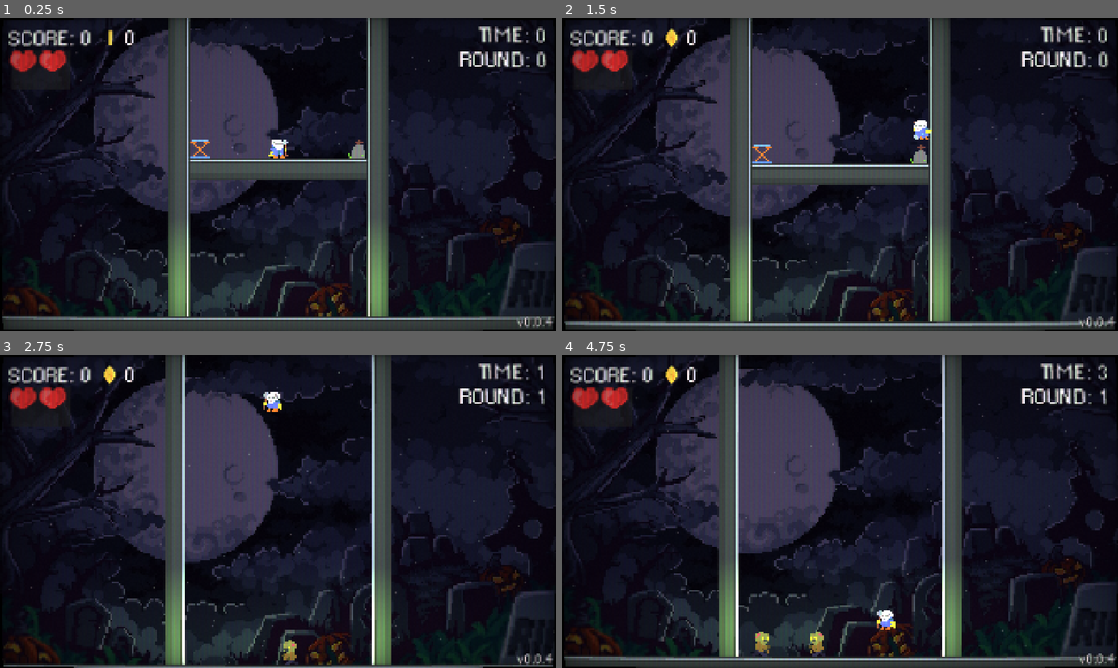
Above: before the commit, frames 1-4 (two rows, left to right).
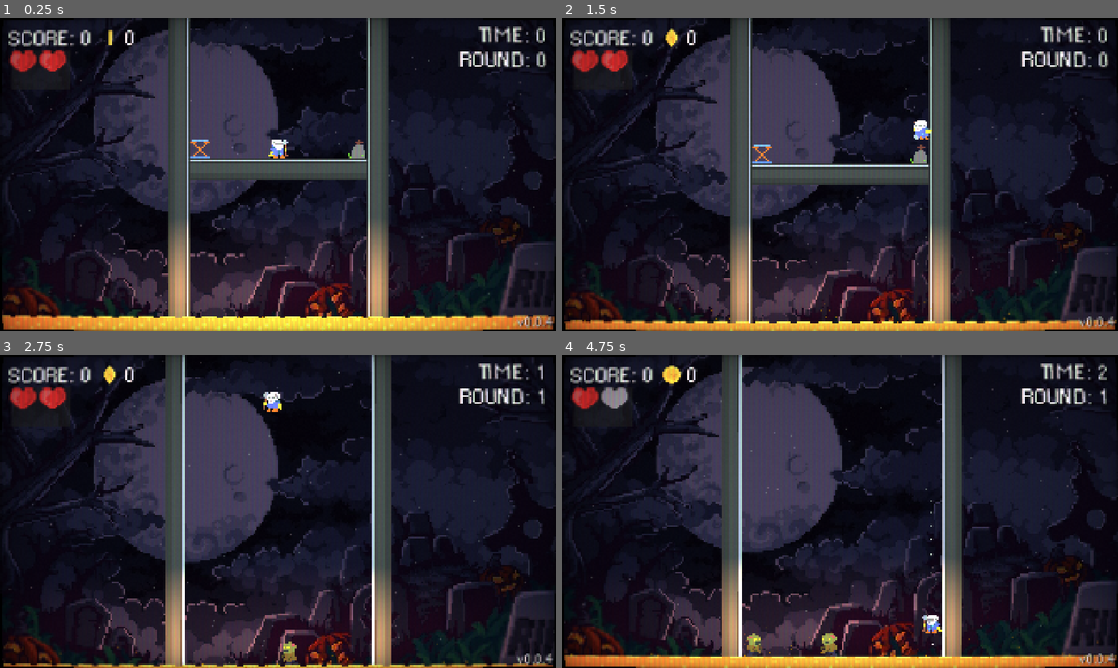
Above: after the commit, the same moments.

Repository: Giantswing/graveyard-bouncers
Game: Godot game, scene res://scenes/main-level.tscn
The game is run twice, just before and just after one commit, with the same random seed, the same clock (stepped at 60 frames per second) and the same inputs.
Inputs:
- Up to frame 1 (0.25 s): no input
- Up to frame 2 (1.5 s): hold D (Right) from 0.53 s (still down); tap Space (Jump) at 0.77 s
- Up to frame 3 (2.75 s): tap Space (Jump) at 1.52 s; release D (Right) at 2.03 s; hold A (Left) from 2.03 s (still down)
- Up to frame 4 (4.75 s): release A (Left) at 2.78 s; hold D (Right) 2.78-4.28 s; tap Space (Jump) at 3.02, 3.77, 4.52 s; hold A (Left) from 4.28 s (still down)

The runs differ from the first frame. In frame 1, 9.5% of the frame differs, in the area x 0-100%, y 65-100%; in frame 2, 7.7%; in frame 3, 5.4%; in frame 4, 14%, in the area x 0-100%, y 0-100%.

Commit message:
Added one new floor type for lava

Diff:
--- a/scenes/game_manager.tscn
+++ b/scenes/game_manager.tscn
@@ -8,6 +8,7 @@
 
 [sub_resource type="Resource" id="Resource_0rse5"]
 script = ExtResource("7_frtjd")
+difficulty = 1.0
 time_limit = 5
 gravity_multiplier = 0.5
 game_width_speed_increase = 10.0
@@ -17,11 +18,12 @@
 reward_list = Array[ExtResource("2_udu3i")]([])
 reward_spawn_rate = 4.0
 max_rewards = 5
-has_toxic_floor = false
+ground_type = 2
 metadata/_custom_type_script = ExtResource("7_frtjd")
 
 [sub_resource type="Resource" id="Resource_eaq8r"]
 script = ExtResource("7_frtjd")
+difficulty = 1.0
 time_limit = 15
 gravity_multiplier = 0.5
 game_width_speed_increase = 4.0
@@ -31,11 +33,12 @@
 reward_list = Array[ExtResource("2_udu3i")]([])
 reward_spawn_rate = 4.0
 max_rewards = 5
-has_toxic_floor = true
+ground_type = 1
 metadata/_custom_type_script = ExtResource("7_frtjd")
 
 [sub_resource type="Resource" id="Resource_ternb"]
 script = ExtResource("7_frtjd")
+difficulty = 1.0
 time_limit = 15
 gravity_multiplier = 0.5
 game_width_speed_increase = 4.0
@@ -45,7 +48,7 @@
 reward_list = Array[ExtResource("2_udu3i")]([])
 reward_spawn_rate = 4.0
 max_rewards = 5
-has_toxic_floor = false
+ground_type = 0
 metadata/_custom_type_script = ExtResource("7_frtjd")
 
 [node name="GameManager" type="Node2D"]
--- /dev/null
+++ b/scenes/lava_ground.tscn
@@ -0,0 +1,78 @@
+[gd_scene load_steps=9 format=3 uid="uid://dtyg2va2kyx66"]
+
+[ext_resource type="Script" uid="uid://d4l82wmmlho1n" path="res://scripts/stats.gd" id="1_wayyf"]
+[ext_resource type="Texture2D" uid="uid://cpbiaxl8a5sd1" path="res://sprites/lava-ground.png" id="2_wayyf"]
+
+[sub_resource type="RectangleShape2D" id="RectangleShape2D_bdrgs"]
+size = Vector2(24, 21)
+
+[sub_resource type="AtlasTexture" id="AtlasTexture_i1pbw"]
+atlas = ExtResource("2_wayyf")
+region = Rect2(0, 0, 24, 24)
+
+[sub_resource type="AtlasTexture" id="AtlasTexture_r2wsy"]
+atlas = ExtResource("2_wayyf")
+region = Rect2(24, 0, 24, 24)
+
+[sub_resource type="AtlasTexture" id="AtlasTexture_m2b76"]
+atlas = ExtResource("2_wayyf")
+region = Rect2(0, 24, 24, 24)
+
+[sub_resource type="AtlasTexture" id="AtlasTexture_fkpje"]
+atlas = ExtResource("2_wayyf")
+region = Rect2(24, 24, 24, 24)
+
+[sub_resource type="SpriteFrames" id="SpriteFrames_mj04a"]
+animations = [{
+"frames": [{
+"duration": 1.0,
+"texture": SubResource("AtlasTexture_i1pbw")
+}, {
+"duration": 1.0,
+"texture": SubResource("AtlasTexture_r2wsy")
+}, {
+"duration": 1.0,
+"texture": SubResource("AtlasTexture_m2b76")
+}, {
+"duration": 1.0,
+"texture": SubResource("AtlasTexture_fkpje")
+}],
+"loop": true,
+"name": &"default",
+"speed": 5.0
+}]
+
+[node name="LavaGround" type="StaticBody2D"]
+collision_mask = 0
+
+[node name="Stats" type="Node2D" parent="."]
+script = ExtResource("1_wayyf")
+damage = 1
+can_take_damage = false
+can_be_parried = false
+metadata/_custom_type_script = ExtResource("1_wayyf")
+
+[node name="CollisionShape2D" type="CollisionShape2D" parent="."]
+position = Vector2(0, 1.5)
+shape = SubResource("RectangleShape2D_bdrgs")
+
+[node name="AnimatedSprite2D" type="AnimatedSprite2D" parent="."]
+light_mask = 2
+texture_filter = 1
+sprite_frames = SubResource("SpriteFrames_mj04a")
+autoplay = "default"
+metadata/_aseprite_wizard_interface_config_ = {
+"output_section": true,
+"pending_changes": {}
+}
+metadata/_aseprite_wizard_config_ = {
+"layers": [],
+"o_ex_p": "",
+"o_folder": "res://sprites",
+"o_name": "",
+"only_visible": false,
+"should_round_fps": true,
+"slice": "",
+"source": "/home/alex/Pictures/sprites/lava-ground.aseprite"
+}
+metadata/_aseprite_wizard_source_file_hash_ = "86f1de3fbe54b67a8b113956b13a5b1f"
--- a/scenes/main-level.tscn
+++ b/scenes/main-level.tscn
@@ -1,10 +1,11 @@
-[gd_scene load_steps=31 format=3 uid="uid://btuvbhvc412un"]
+[gd_scene load_steps=33 format=3 uid="uid://btuvbhvc412un"]
 
 [ext_resource type="PackedScene" uid="uid://dsdtpug2sa4g0" path="res://scenes/player.tscn" id="1_djt6b"]
 [ext_resource type="PackedScene" uid="uid://65lfj6gmngyw" path="res://scenes/trampoline.tscn" id="3_6rdlt"]
 [ext_resource type="Texture2D" uid="uid://b8iq2rdtnrvmj" path="res://sprites/wall-basic.png" id="3_bdrgs"]
 [ext_resource type="PackedScene" uid="uid://clbg6qul035bg" path="res://scenes/grave.tscn" id="4_yyih8"]
 [ext_resource type="PackedScene" uid="uid://c2s4o300l8sf4" path="res://scenes/toxic_ground.tscn" id="5_6rdlt"]
+[ext_resource type="PackedScene" uid="uid://dtyg2va2kyx66" path="res://scenes/lava_ground.tscn" id="6_bdk1c"]
 [ext_resource type="Texture2D" uid="uid://glkrutqer0mx" path="res://sprites/bg-temp.jpg" id="7_s2kee"]
 [ext_resource type="Script" uid="uid://bpk64m74d0ygy" path="res://scripts/main_camera.gd" id="7_vrglu"]
 [ext_resource type="PackedScene" uid="uid://50wu1jt67mqg" path="res://scenes/ui.tscn" id="9_6g0xn"]
@@ -61,6 +62,15 @@
 gradient = SubResource("Gradient_6g0xn")
 
 [sub_resource type="ParticleProcessMaterial" id="ParticleProcessMaterial_aqsxy"]
+particle_flag_disable_z = true
+emission_shape_scale = Vector3(450, 1, 1)
+emission_shape = 3
+emission_box_extents = Vector3(1, 1, 1)
+gravity = Vector3(0, -20, 0)
+scale_max = 2.0
+color_ramp = SubResource("GradientTexture1D_s2kee")
+
+[sub_resource type="ParticleProcessMaterial" id="ParticleProcessMaterial_bdk1c"]
 particle_flag_disable_z = true
 emission_shape_scale = Vector3(450, 1, 1)
 emission_shape = 3
@@ -307,6 +317,129 @@
 lifetime = 2.0
 process_material = SubResource("ParticleProcessMaterial_aqsxy")
 
+[node name="ToxicLight" type="PointLight2D" parent="Scenery/ToxicFloor"]
+z_index = -4096
+texture_filter = 1
+position = Vector2(308, -46)
+rotation = -1.57079
+scale = Vector2(0.368413, 1.70722)
+color = Color(0.498039, 0.776471, 0.235294, 1)
+energy = 2.0
+range_item_cull_mask = 2
+shadow_color = Color(0, 0, 0, 1)
+shadow_item_cull_mask = 15
+texture = ExtResource("13_cvmw5")
+texture_scale = 2.0
+
+[node name="LavaFloor" type="Node2D" parent="Scenery"]
+unique_name_in_owner = true
+position = Vector2(-308, 180)
+
+[node name="LavaGround" parent="Scenery/LavaFloor" instance=ExtResource("6_bdk1c")]
+position = Vector2(-10, -12)
+
+[node name="LavaGround2" parent="Scenery/LavaFloor" instance=ExtResource("6_bdk1c")]
+position = Vector2(14, -12)
+
+[node name="LavaGround3" parent="Scenery/LavaFloor" instance=ExtResource("6_bdk1c")]
+position = Vector2(38, -12)
+
+[node name="LavaGround4" parent="Scenery/LavaFloor" instance=ExtResource("6_bdk1c")]
+position = Vector2(62, -12)
+
+[node name="LavaGround5" parent="Scenery/LavaFloor" instance=ExtResource("6_bdk1c")]
+position = Vector2(86, -12)
+
+[node name="LavaGround6" parent="Scenery/LavaFloor" instance=ExtResource("6_bdk1c")]
+position = Vector2(110, -12)
+
+[node name="LavaGround7" parent="Scenery/LavaFloor" instance=ExtResource("6_bdk1c")]
+position = Vector2(134, -12)
+
+[node name="LavaGround8" parent="Scenery/LavaFloor" instance=ExtResource("6_bdk1c")]
+position = Vector2(158, -12)
+
+[node name="LavaGround9" parent="Scenery/LavaFloor" instance=ExtResource("6_bdk1c")]
+position = Vector2(182, -12)
+
+[node name="LavaGround10" parent="Scenery/LavaFloor" instance=ExtResource("6_bdk1c")]
+position = Vector2(206, -12)
+
+[node name="LavaGround11" parent="Scenery/LavaFloor" instance=ExtResource("6_bdk1c")]
+position = Vector2(230, -12)
+
+[node name="LavaGround12" parent="Scenery/LavaFloor" instance=ExtResource("6_bdk1c")]
+position = Vector2(254, -12)
+
+[node name="LavaGround13" parent="Scenery/LavaFloor" instance=ExtResource("6_bdk1c")]
+position = Vector2(278, -12)
+
+[node name="LavaGround14" parent="Scenery/LavaFloor" instance=ExtResource("6_bdk1c")]
+position = Vector2(302, -12)
+
+[node name="LavaGround15" parent="Scenery/LavaFloor" instance=ExtResource("6_bdk1c")]
+position = Vector2(326, -12)
+
+[node name="LavaGround16" parent="Scenery/LavaFloor" instance=ExtResource("6_bdk1c")]
+position = Vector2(350, -12)
+
+[node name="LavaGround17" parent="Scenery/LavaFloor" instance=ExtResource("6_bdk1c")]
+position = Vector2(374, -12)
+
+[node name="LavaGround18" parent="Scenery/LavaFloor" instance=ExtResource("6_bdk1c")]
+position = Vector2(398, -12)
+
+[node name="LavaGround19" parent="Scenery/LavaFloor" instance=ExtResource("6_bdk1c")]
+position = Vector2(422, -12)
+
+[node name="LavaGround20" parent="Scenery/LavaFloor" instance=ExtResource("6_bdk1c")]
+position = Vector2(446, -12)
+
+[node name="LavaGround21" parent="Scenery/LavaFloor" instance=ExtResource("6_bdk1c")]
+position = Vector2(470, -12)
+
+[node name="LavaGround22" parent="Scenery/LavaFloor" instance=ExtResource("6_bdk1c")]
+position = Vector2(494, -12)
+
+[node name="LavaGround23" parent="Scenery/LavaFloor" instance=ExtResource("6_bdk1c")]
+position = Vector2(518, -12)
+
+[node name="LavaGround24" parent="Scenery/LavaFloor" instance=ExtResource("6_bdk1c")]
+position = Vector2(542, -12)
+
+[node name="LavaGround25" parent="Scenery/LavaFloor" instance=ExtResource("6_bdk1c")]
+position = Vector2(566, -12)
+
+[node name="LavaGround26" parent="Scenery/LavaFloor" instance=ExtResource("6_bdk1c")]
+position = Vector2(590, -12)
+
+[node name="LavaGround27" parent="Scenery/LavaFloor" instance=ExtResource("6_bdk1c")]
+position = Vector2(614, -12)
+
+[node name="LavaGround28" parent="Scenery/LavaFloor" instance=ExtResource("6_bdk1c")]
+position = Vector2(638, -12)
+
+[node name="GPUParticles2D" type="GPUParticles2D" parent="Scenery/LavaFloor"]
+modulate = Color(0.85098, 0.560784, 0, 1)
+position = Vector2(308, -21)
+amount = 64
+lifetime = 2.0
+process_material = SubResource("ParticleProcessMaterial_bdk1c")
+
+[node name="LavaLight" type="PointLight2D" parent="Scenery/LavaFloor"]
+z_index = -4096
+texture_filter = 1
+position = Vector2(308, -46)
+rotation = -1.57079
+scale = Vector2(0.368413, 1.70722)
+color = Color(1, 0.545737, 0.276496, 1)
+energy = 3.05
+range_item_cull_mask = 2
+shadow_color = Color(0, 0, 0, 1)
+shadow_item_cull_mask = 15
+texture = ExtResource("13_cvmw5")
+texture_scale = 2.0
+
 [node name="NormalFloor" type="StaticBody2D" parent="Scenery"]
 unique_name_in_owner = true
 position = Vector2(6, 180)
@@ -339,20 +472,6 @@
 
 [node name="Grave" parent="Scenery" instance=ExtResource("4_yyih8")]
 position = Vector2(90, -36)
-
-[node name="PointLight2D" type="PointLight2D" parent="Scenery"]
-z_index = -4096
-texture_filter = 1
-position = Vector2(0, 134)
-rotation = -1.57079
-scale = Vector2(0.368413, 1.70722)
-color = Color(0.498039, 0.776471, 0.235294, 1)
-energy = 2.0
-range_item_cull_mask = 2
-shadow_color = Color(0, 0, 0, 1)
-shadow_item_cull_mask = 15
-texture = ExtResource("13_cvmw5")
-texture_scale = 2.0
 
 [node name="RewardContainer" type="Node2D" parent="Scenery"]
 
--- a/scripts/game_manager.gd
+++ b/scripts/game_manager.gd
@@ -24,6 +24,7 @@
 var game_width: float = 200
 var left_wall: Node2D
 var toxic_floor: Node2D
+var lava_floor: Node2D
 var normal_floor: Node2D
 var right_wall: Node2D
 var round_started: bool = false
@@ -102,7 +103,6 @@
 	if game_round > game_rounds.size():
 		game_round = game_rounds.size()
 
-	print("game_round", game_round)
 	return game_rounds[game_round - 1]
 
 
@@ -140,16 +140,27 @@
 func set_up_floor():
 	normal_floor = $"/root/Level/Scenery/NormalFloor"
 	toxic_floor = $"/root/Level/Scenery/ToxicFloor"
+	lava_floor = $"/root/Level/Scenery/LavaFloor"
 
 	var ground_height: float = 180
 	var next_round = current_round + 1
-
-	if round_data(next_round).has_toxic_floor:
-		get_tree().create_tween().tween_property(toxic_floor, "position:y", ground_height, 0.5)
-		get_tree().create_tween().tween_property(normal_floor, "position:y", ground_height + 80, 0.5)
-	else:
-		get_tree().create_tween().tween_property(toxic_floor, "position:y", ground_height + 80, 0.5)
-		get_tree().create_tween().tween_property(normal_floor, "position:y", ground_height, 0.5)
+	var offset: float = 200
+
+	match round_data(next_round).ground_type:
+		GameRound.GROUND_TYPES.NORMAL:
+			get_tree().create_tween().tween_property(normal_floor, "position:y", ground_height, 0.5)
+			get_tree().create_tween().tween_property(toxic_floor, "position:y", ground_height + offset, 0.5)
+			get_tree().create_tween().tween_property(lava_floor, "position:y", ground_height + offset, 0.5)
+
+		GameRound.GROUND_TYPES.TOXIC:
+			get_tree().create_tween().tween_property(normal_floor, "position:y", ground_height + offset, 0.5)
+			get_tree().create_tween().tween_property(toxic_floor, "position:y", ground_height, 0.5)
+			get_tree().create_tween().tween_property(lava_floor, "position:y", ground_height + offset, 0.5)
+
+		GameRound.GROUND_TYPES.LAVA:
+			get_tree().create_tween().tween_property(normal_floor, "position:y", ground_height + offset, 0.5)
+			get_tree().create_tween().tween_property(toxic_floor, "position:y", ground_height + offset, 0.5)
+			get_tree().create_tween().tween_property(lava_floor, "position:y", ground_height, 0.5)
 
 
 func spawn_prefab(list: Array[PrefabChance], container: Node2D, max_amount: int, free_space: float) -> void:
--- a/scripts/round.gd
+++ b/scripts/round.gd
@@ -2,6 +2,13 @@
 
 class_name GameRound
 
+enum GROUND_TYPES {
+	NORMAL,
+	TOXIC,
+	LAVA,
+}
+
+@export var difficulty: float = 1
 @export var time_limit: int = 45
 @export var gravity_multiplier: float = 0.5
 @export var game_width_speed_increase: float = 4
@@ -14,4 +21,4 @@
 @export var reward_spawn_rate: float = 4
 @export var max_rewards: int = 5
 
-@export var has_toxic_floor: bool = false
+@export var ground_type: GROUND_TYPES = GROUND_TYPES.NORMAL
Binary file added: sprites/lava-ground.png
Not shown, added: sprites/lava-ground.png.import
